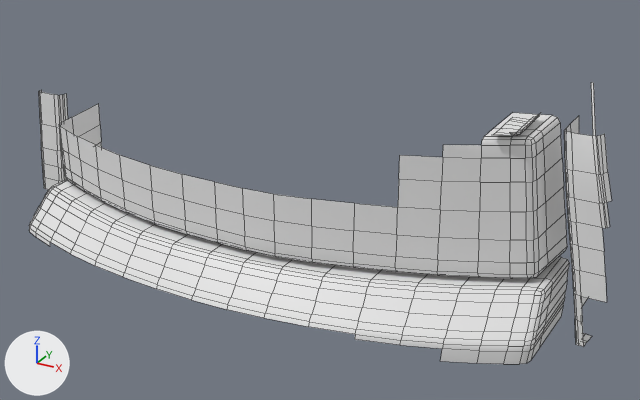
What one commit did to the OBJ model PadForge.App/3DModels/DS4/MagmaRed/Shoulder-Right-Middle.obj.
The view is the same before and after, from a 50 mm lens placed at (67.9, -52.0, 14.4), pointed at (53.5, -25.8, 1.3). The axes (+X, +Y, +Z) are drawn at lower left. The lights are the same throughout. The older version comes first. Mesh edges are drawn as thin lines. Where no turn or scale is listed for an object, it has been applied to the vertices. Vertices at exactly the same position are counted once.

In view in the first picture: 'Shoulder-Right-Middle'.
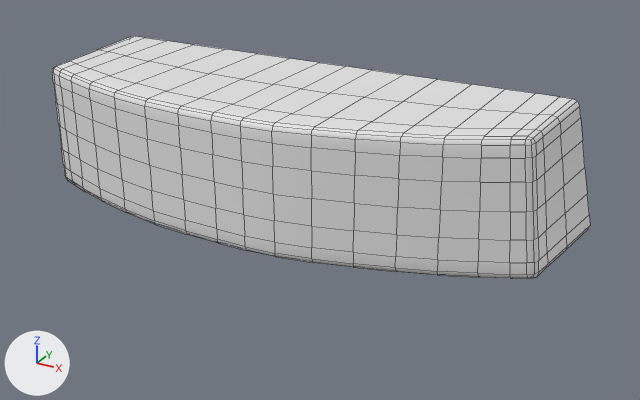
Diff of the bpy script that builds the scene:
```diff
--- a/PadForge.App/3DModels/DS4/MagmaRed/Shoulder-Right-Middle.obj.py
+++ b/PadForge.App/3DModels/DS4/MagmaRed/Shoulder-Right-Middle.obj.py
@@ me_shoulder_right_middle @@
 # used by ob_shoulder_right_middle; location = (0.0, 0.0, 0.0)
-me_shoulder_right_middle.from_pydata(...)  # 706 vertices, 585 faces; spans x 38.5..64.1, y -30.8..-22.9, z -1.7..6.9
+me_shoulder_right_middle.from_pydata(...)  # 379 vertices, 352 faces; spans x 41.3..62.5, y -29.3..-21.9, z 0.5..5.3
+# me_shoulder_right_middle part 1: the loose piece of 251 vertices spanning x 41.8..62.5, y -30.8..-24.1, z -1.6..0.3 is deleted
+# me_shoulder_right_middle part 2: the loose piece of 121 vertices spanning x 62.1..64.1, y -26.2..-22.9, z -1.7..6.9 is deleted
+# me_shoulder_right_middle part 3: the loose piece of 80 vertices spanning x 38.5..41.5, y -26.2..-23.7, z -1.0..3.6 is deleted
+# me_shoulder_right_middle part 4: the loose piece of 36 vertices spanning x 60.2..61.0, y -27.3..-24.8, z 5.4..5.6 is deleted
+# me_shoulder_right_middle part 5
+# 102 vertices are added at x 41.3..62.5, y -29.3..-21.9, z 0.5..5.3
+# 16 new vertices lie (0.0, 0.0, 0.9) away from vertices in x 41.9..56.3, y -29.3..-24.4, z 2.9
+# 14 new vertices lie (0.0, 0.0, 0.8) away from vertices in x 42.2..56.3, y -29.3..-26.4, z 3.8
+# 14 new vertices lie (0.0, 0.0, 0.4) away from vertices in x 42.4..57.7, y -29.3..-27.4, z 4.6
+# 5 new vertices lie (0.0, 1.0, 0.0) away from vertices in x 48.4..56.3, y -29.1..-28.4, z 5.3
+# 5 new vertices lie (0.0, 3.4, 0.0) away from vertices in x 48.4..53.6, y -25.3, z 0.5..5.3
+# 5 new vertices lie (1.3, 0.0, 0.0) away from vertices in x 50.0..53.6, y -28.0..-21.9, z 0.5..5.3
+# 164 new faces join them
```

Changed parts and their boxes (x1, y1, x2, y2) in the pictures (640 x 400 px):
'Shoulder-Right-Middle', reshaped (8% narrower, 14% shorter): before (29, 82, 612, 364); after (52, 36, 590, 279)
part 1 of me_shoulder_right_middle, deleted: before (29, 179, 569, 364)
part 2 of me_shoulder_right_middle, deleted: before (564, 82, 612, 347)
part 3 of me_shoulder_right_middle, deleted: before (39, 90, 68, 190)
part 4 of me_shoulder_right_middle, deleted: before (494, 113, 541, 136)
part 5 of me_shoulder_right_middle, added: after (52, 36, 590, 249)
